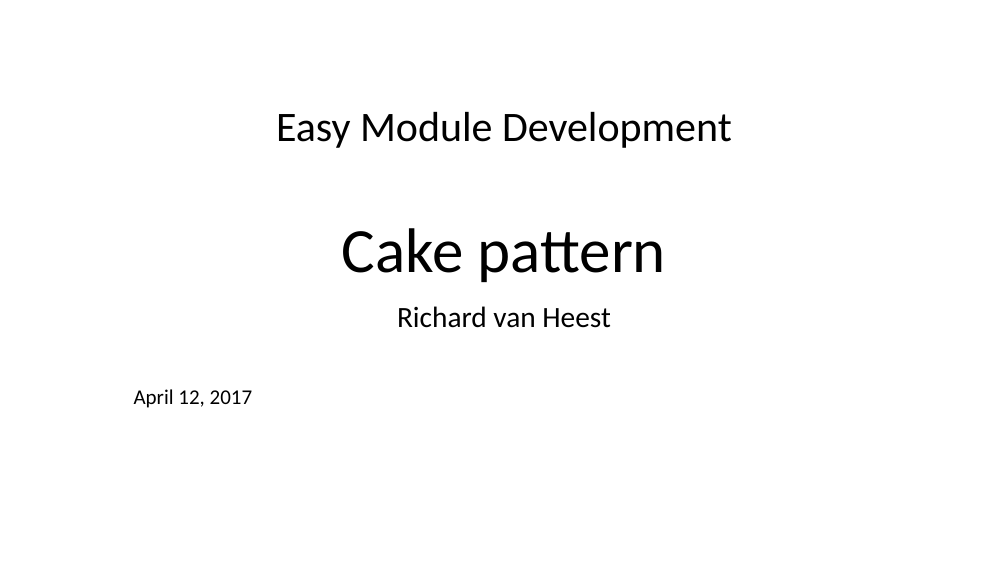
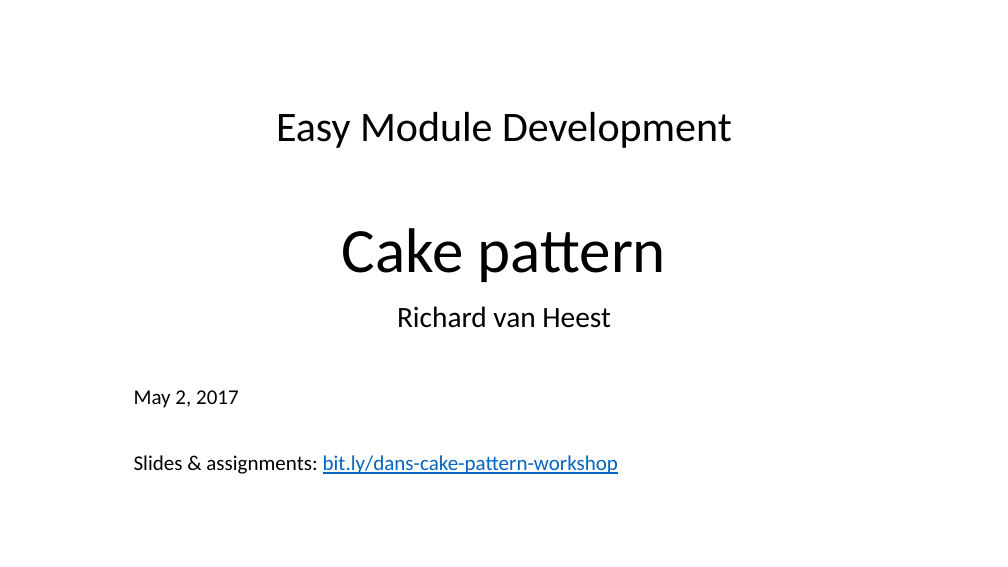
Before and after one commit to rvanheest-DANS-KNAW/course-scala, a slide deck: slide 1 of src/main/scala/workshop5/Presentation.pptx. Drawn at 1008x567 pixels with LibreOffice and Linux fonts; fonts in the diff are those of the drawing. Boxes give left, top, right and bottom in pixels: in the first picture for what was removed or moved away, otherwise in the second. Text is boxed around its words. In the diff, an @@ line names an element or a change of style, - is before the commit and + after.

```diff
--- a/src/main/scala/workshop5/Presentation.pptx
+++ b/src/main/scala/workshop5/Presentation.pptx
@@ subtitle at (134,390,618,474): text changed; text colour #000000 to #0563C1 @@
-April 12, 2017
+May 2, 2017
+Slides & assignments: bit.ly/dans-cake-pattern-workshop
```
Also in this commit, not shown: 1 other slide changed, 1 other file.
